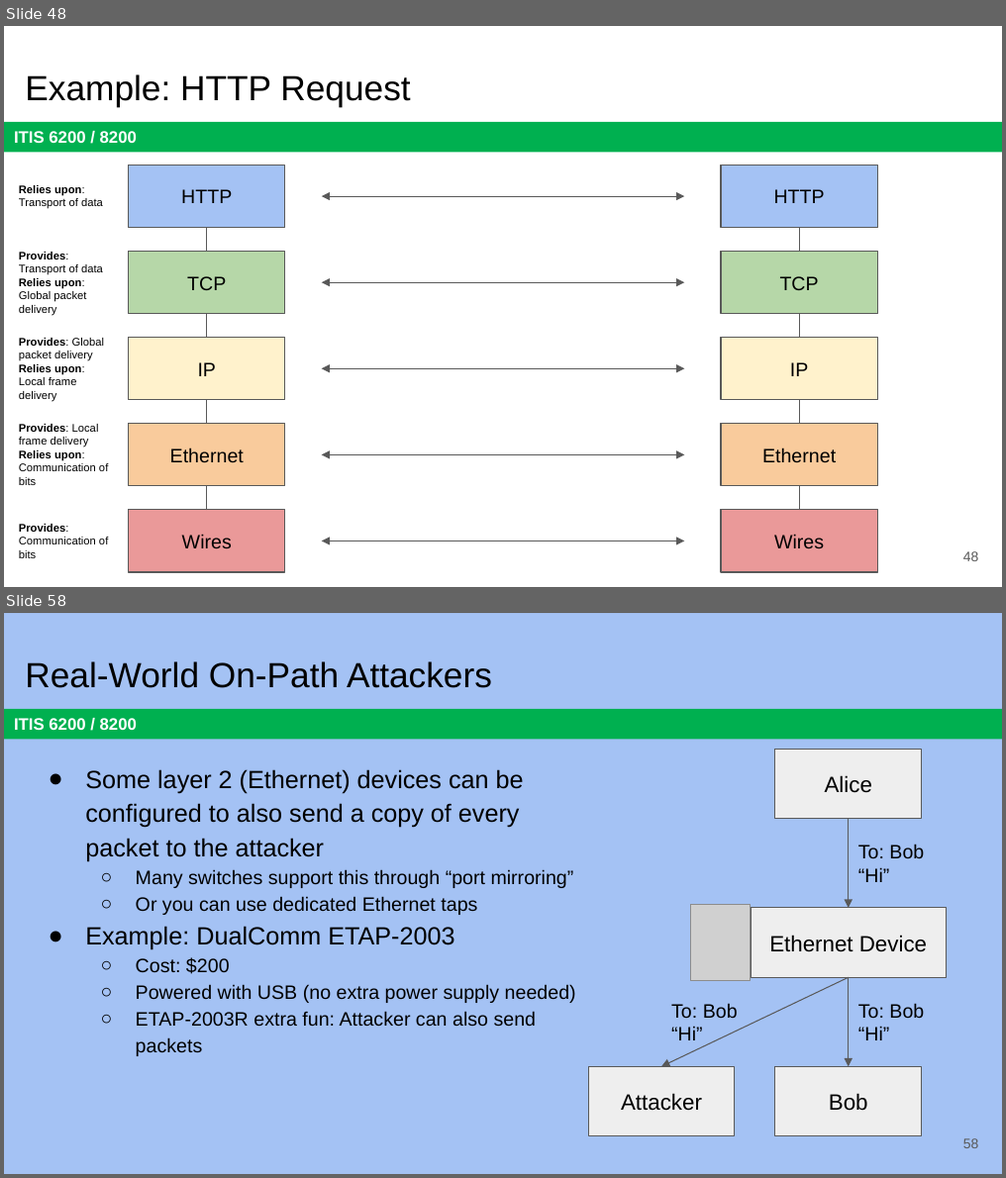
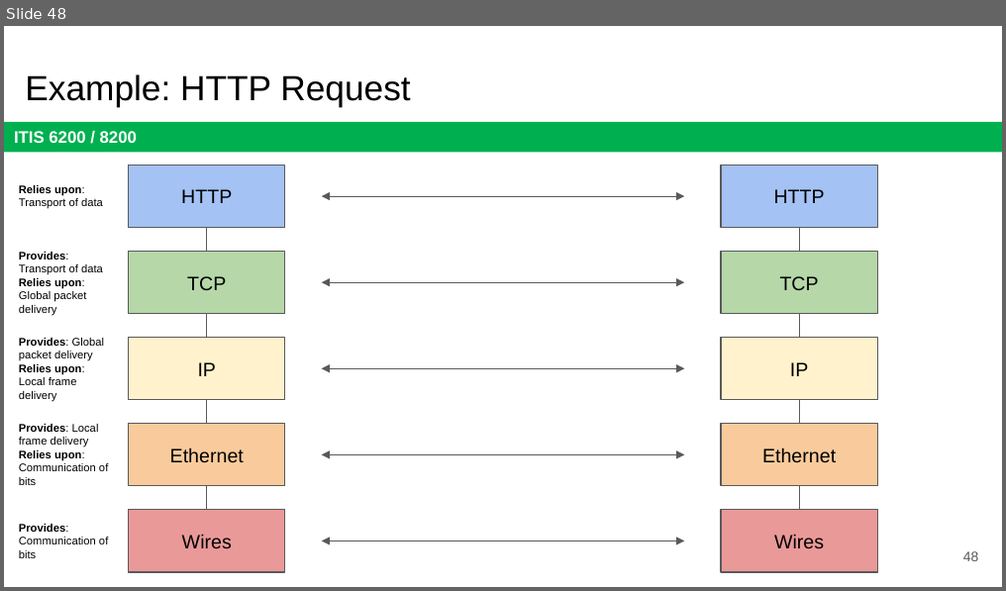
Before and after one commit to jx5c/github.io, a slide deck: teaching/ITIS6200/2023fa/lectures/lec14.pptx. Shown one above the other, each under a label of ours: slides 48 and 58 before the commit, slide 48 after it; the slides between them are not shown. The pictures are 1006x1178 and 1006x591 pixels, drawn with LibreOffice and Linux fonts; fonts in the diff are those of the drawing; grey boxes stand for pictures. Boxes give left, top, right and bottom in pixels: in the first picture for what was removed or moved away, otherwise in the second. Text is boxed around its words. In the diff, an @@ line names an element or a change of style, - is before the commit and + after.

```diff
--- a/teaching/ITIS6200/2023fa/lectures/lec14.pptx
+++ b/teaching/ITIS6200/2023fa/lectures/lec14.pptx
@@ slide 58 removed at [4, 613, 1002, 1174], background #A4C2F4; not listed: 1 template element that a slide beside it also shows @@
@@ title removed at [25, 662, 492, 688] @@
-Real-World On-Path Attackers
@@ rectangle removed at [775, 749, 922, 819] @@
-Alice
@@ text removed at [85, 769, 576, 1057] @@
-● Some layer 2 (Ethernet) devices can be configured to also send a copy of every packet to the attacker
-  ○ Many switches support this through “port mirroring”
-  ○ Or you can use dedicated Ethernet taps
-● Example: DualComm ETAP-2003
-  ○ Cost: $200
-  ○ Powered with USB (no extra power supply needed)
-  ○ ETAP-2003R extra fun: Attacker can also send packets
@@ arrow removed from (848, 819) to (848, 908) @@
@@ text removed at [858, 844, 924, 882] @@
-To: Bob
-“Hi”
@@ picture removed at [691, 904, 750, 981] @@
@@ rectangle removed at [750, 908, 946, 978] @@
-Ethernet Device
@@ arrow removed from (848, 977) to (661, 1067) @@
@@ arrow removed from (848, 977) to (848, 1067) @@
@@ text removed at [671, 1003, 738, 1041] @@
-To: Bob
-“Hi”
@@ text removed at [858, 1003, 924, 1041] @@
-To: Bob
-“Hi”
@@ rectangle removed at [589, 1067, 736, 1137] @@
-Attacker
@@ rectangle removed at [775, 1067, 922, 1137] @@
-Bob
@@ page number removed at [963, 1139, 979, 1149] @@
-58
```
Also in this commit, not shown: 1 slide changed, 23 other slides removed, 8 other files.
